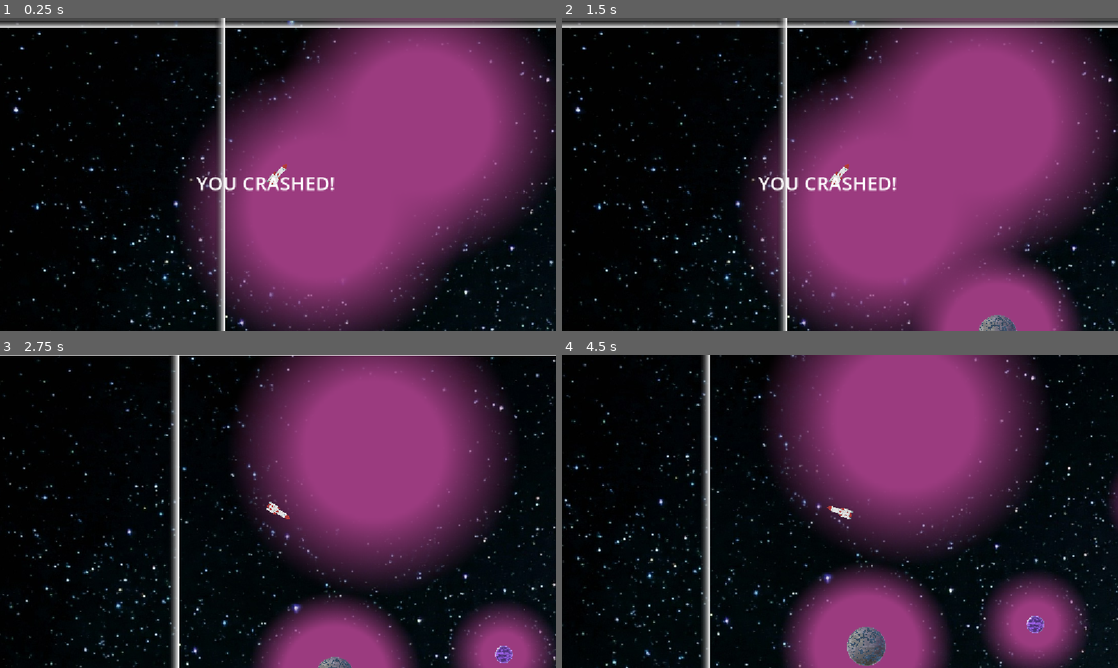
Above: before the commit, frames 1-4 (two rows, left to right).
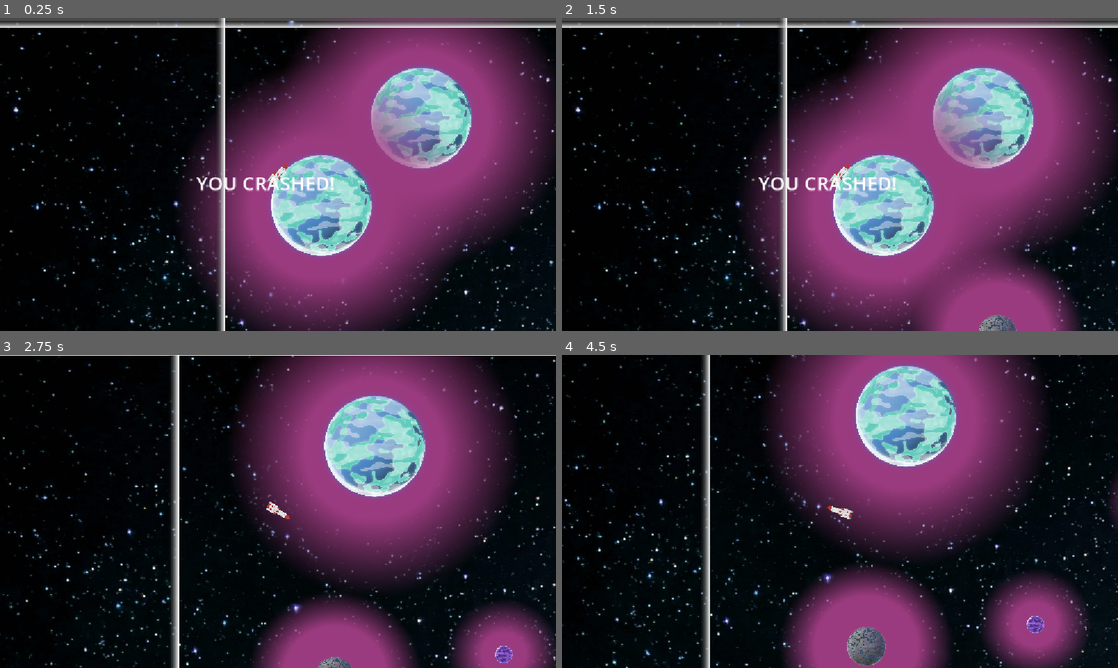
Above: after the commit, the same moments.

Repository: gilad905/space-jam
Game: Godot game, scene res://scenes/main.tscn
The game is run twice, just before and just after one commit, with the same random seed, the same clock (stepped at 60 frames per second) and the same inputs.
Inputs:
- Up to frame 1 (0.25 s): no input
- Up to frame 2 (1.5 s): hold Right (right) 0.53-1.28 s; tap Enter at 1.25 s; hold Left (left) from 1.28 s (still down)
- Up to frame 3 (2.75 s): tap Space at 2 s; release Left (left) at 2.03 s; hold Right (right) from 2.03 s (still down)
- Up to frame 4 (4.5 s): release Right (right) at 3.53 s; hold Left (left) from 3.53 s (still down)

The runs differ from the first frame. In frame 1, 9.1% of the frame differs, in the area x 48-85%, y 16-77%; in frame 2, 9.1%, in the area x 48-85%, y 16-98%; in frame 3, 4.6%; in frame 4, 4.6%.

Commit message:
fixed planet basic

Diff:
--- a/src/scenes/planets/Planet_Basic2.tscn
+++ b/src/scenes/planets/Planet_Basic2.tscn
@@ -2,6 +2,9 @@
 
 [ext_resource type="Script" uid="uid://djan4ecmasfhm" path="res://scripts/planet_basic.gd" id="1_iurgk"]
 [ext_resource type="Texture2D" uid="uid://dj5lf7efhjcb6" path="res://assets/planet00.png" id="2_7tmba"]
+
+[sub_resource type="CircleShape2D" id="CircleShape2D_tn5fw"]
+radius = 52.34
 
 [sub_resource type="CircleShape2D" id="CircleShape2D_qlois"]
 radius = 150.0
@@ -15,27 +18,20 @@
 fill = 1
 fill_from = Vector2(0.5, 0.5)
 
-[sub_resource type="CircleShape2D" id="CircleShape2D_tn5fw"]
-radius = 52.34
-
-[sub_resource type="CircleShape2D" id="CircleShape2D_qlois"]
-radius = 150.0
-
 [node name="Planet" type="Node2D" unique_id=1218271996]
 scale = Vector2(2.035, 2.035)
 script = ExtResource("1_iurgk")
 gravity_strength = 500.0
-
-[node name="PlanetSprite2" type="Sprite2D" parent="." unique_id=207603033]
-position = Vector2(1.105, 0)
-scale = Vector2(0.1, 0.1)
-texture = ExtResource("2_7tmba")
 
 [node name="Surface" type="StaticBody2D" parent="." unique_id=1029654868 groups=["walls"]]
 position = Vector2(1, -1)
 collision_layer = 2
 
 [node name="SurfaceCollision" type="CollisionShape2D" parent="Surface" unique_id=2111169886]
+shape = SubResource("CircleShape2D_tn5fw")
+
+[node name="SurfaceCollision2" type="CollisionShape2D" parent="Surface" unique_id=648679070]
+visible = false
 shape = SubResource("CircleShape2D_tn5fw")
 
 [node name="GravityArea" type="Area2D" parent="." unique_id=405075613]
@@ -56,15 +52,7 @@
 scale = Vector2(4.734375, 4.7343745)
 texture = SubResource("GradientTexture2D_7tmba")
 
-[node name="Surface" type="StaticBody2D" parent="." unique_id=1029654868 groups=["walls"]]
-position = Vector2(1, -1)
-collision_layer = 2
-
-[node name="SurfaceCollision" type="CollisionShape2D" parent="Surface" unique_id=2111169886]
-visible = false
-shape = SubResource("CircleShape2D_tn5fw")
-
-[node name="PlanetSprite2" type="Sprite2D" parent="Surface" unique_id=207603033]
-position = Vector2(0.10500002, 1)
+[node name="PlanetSprite2" type="Sprite2D" parent="." unique_id=207603033]
+position = Vector2(1.105, 0)
 scale = Vector2(0.1, 0.1)
 texture = ExtResource("2_7tmba")
